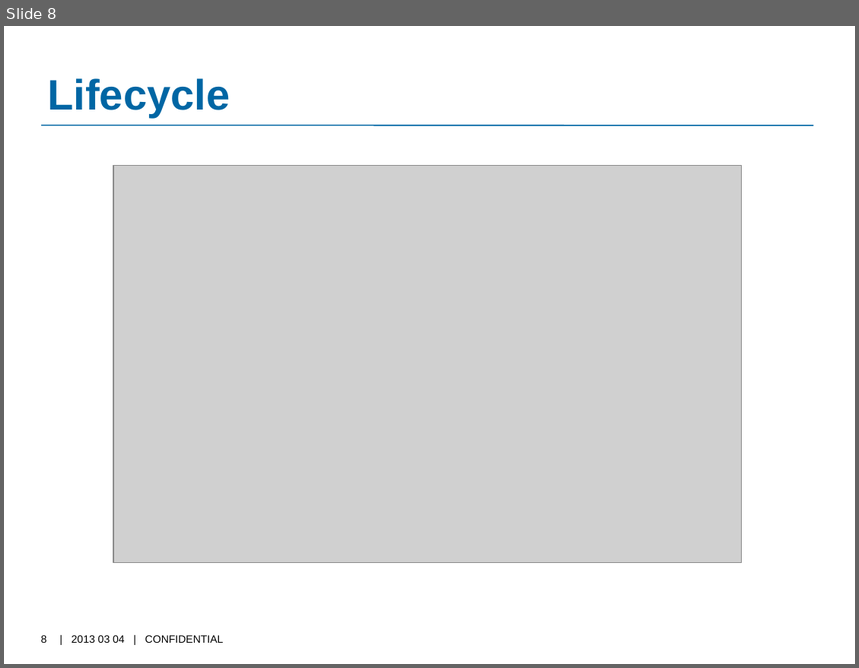
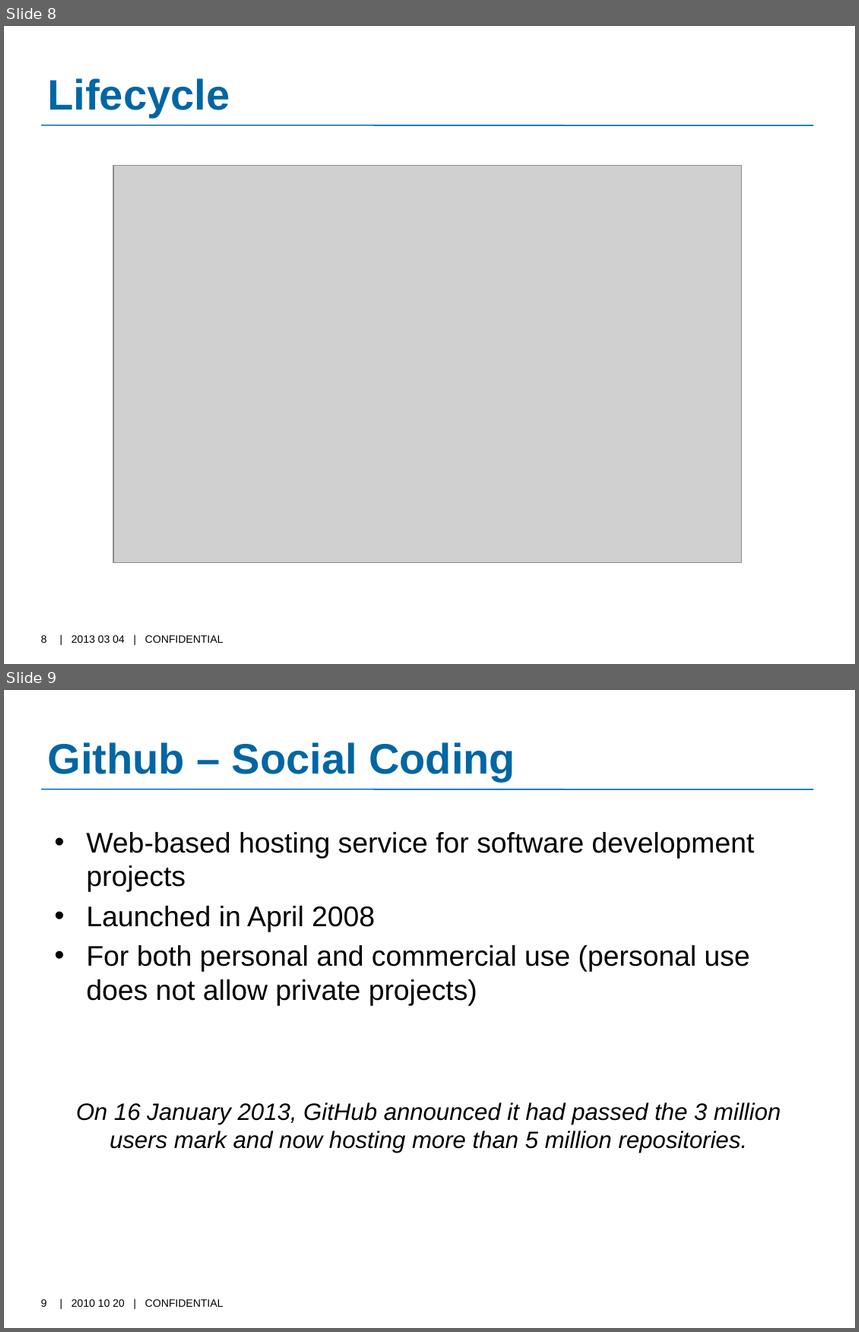
Before and after one commit to jlalande/git-presentation, a slide deck: Midi-Techno - Git.pptx. Shown one above the other, each under a label of ours: slide 8 before the commit, slides 8 and 9 after it. The pictures are 859x668 and 859x1332 pixels, drawn with LibreOffice and Linux fonts; fonts in the diff are those of the drawing; grey boxes stand for pictures; background and template pictures are left out. Boxes give left, top, right and bottom in pixels: in the first picture for what was removed or moved away, otherwise in the second. Text is boxed around its words. In the diff, an @@ line names an element or a change of style, - is before the commit and + after.

```diff
--- a/Midi-Techno - Git.pptx
+++ b/Midi-Techno - Git.pptx
@@ slide 9 added at [4, 690, 855, 1328], background #FFFFFF; not listed: 1 template element that a slide beside it also shows @@
@@ title added at [48, 742, 515, 781], 36 pt, text #0066A4, bold @@
+Github – Social Coding
@@ text added at [86, 832, 755, 1005], 24 pt, text #000000 @@
+• Web-based hosting service for software development projects
+• Launched in April 2008
+• For both personal and commercial use (personal use does not allow private projects)
@@ text added at [76, 1103, 781, 1153], 20 pt, text #000000, italic @@
+On 16 January 2013, GitHub announced it had passed the 3 million users mark and now hosting more than 5 million repositories.
@@ page number added at [41, 1300, 47, 1307], 9 pt, text #000000 @@
+9
@@ text added at [72, 1300, 224, 1307], 9 pt, text #000000 @@
+| 2010 10 20 | CONFIDENTIAL
```
Also in this commit, not shown: 3 slides changed.
